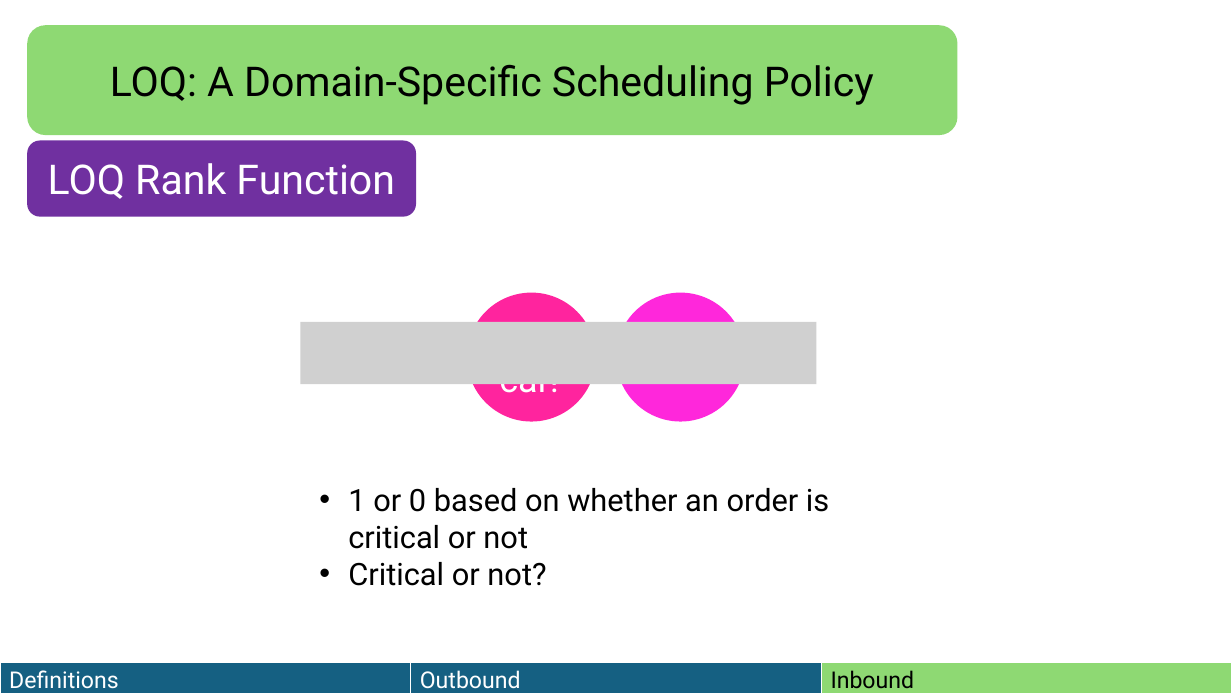
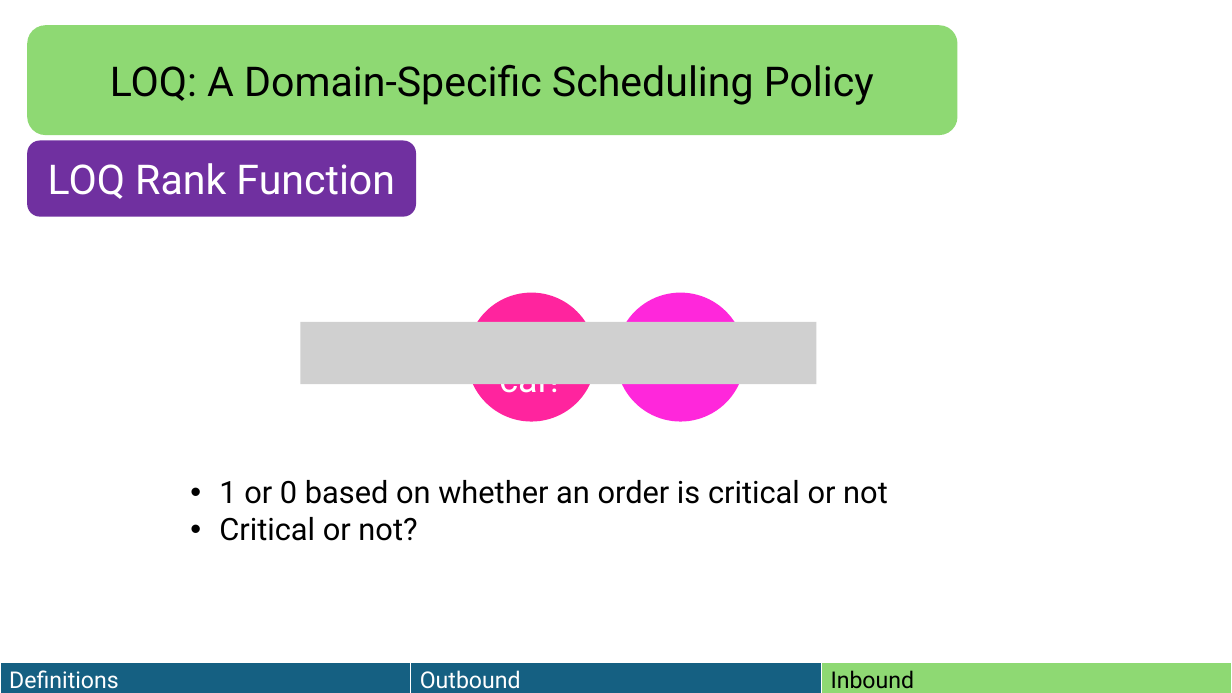
Before and after one commit to HaseebLUMS/Onyx-Presentation, a slide deck: slide 80 of thesis-latency-fairness.pptx. Drawn at 1232x693 pixels with LibreOffice and Linux fonts; fonts in the diff are those of the drawing; grey boxes stand for pictures. Boxes give left, top, right and bottom in pixels: in the first picture for what was removed or moved away, otherwise in the second. Text is boxed around its words. In the diff, an @@ line names an element or a change of style, - is before the commit and + after.

Commit message:
update presentation

```diff
--- a/thesis-latency-fairness.pptx
+++ b/thesis-latency-fairness.pptx
@@ text "1 or 0 based on ..." rewrapped from [348, 488, 829, 586] to [219, 480, 888, 541] @@
```
